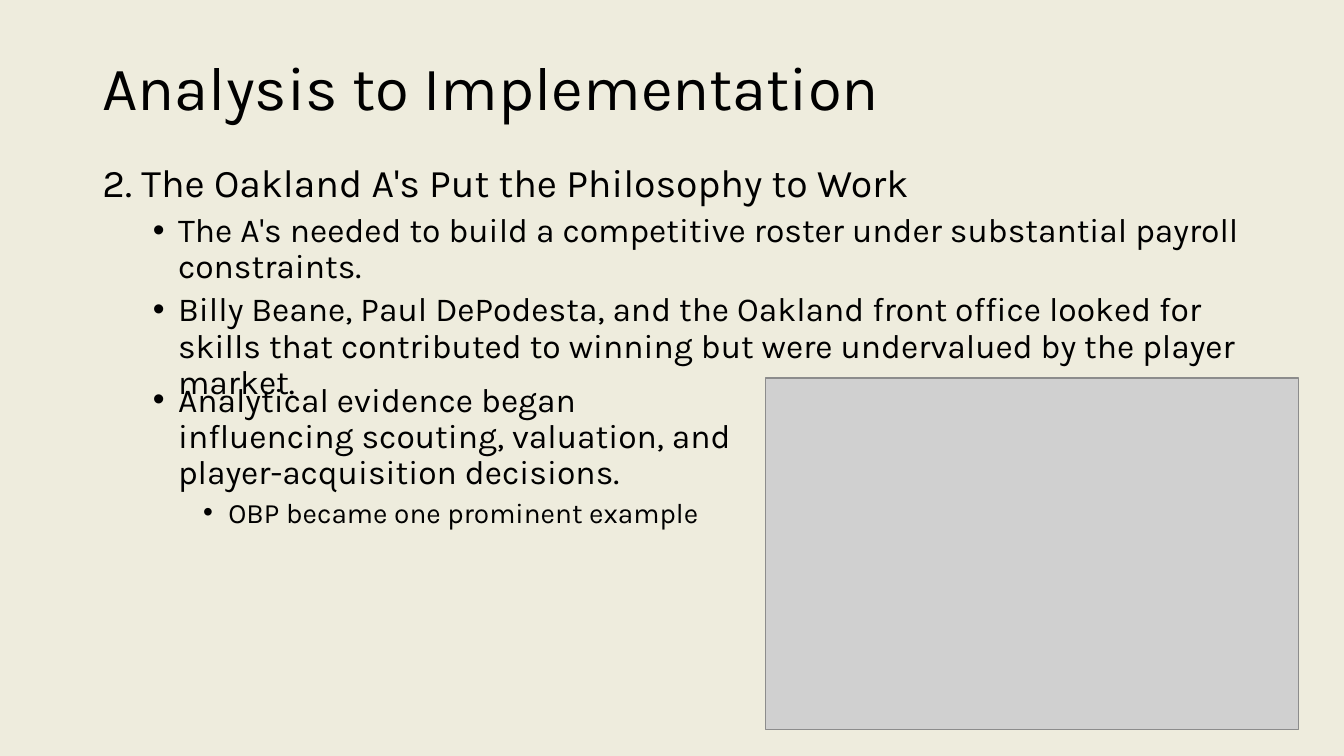
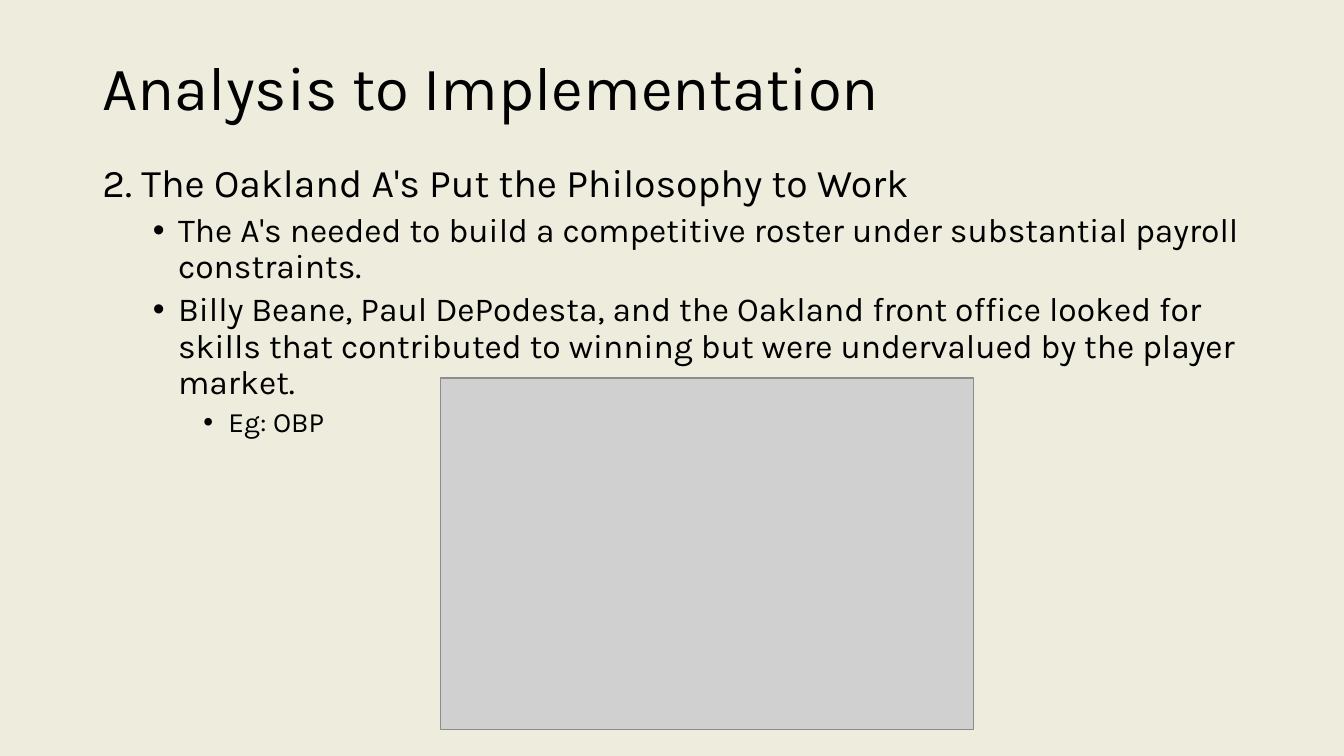
Before and after one commit to onishisaryu/HES-3000-Sports-Data-Analytics, a slide deck: slide 18 of pptx/Lecture1.pptx. Drawn at 1344x756 pixels with LibreOffice and Linux fonts; fonts in the diff are those of the drawing; grey boxes stand for pictures. Boxes give left, top, right and bottom in pixels: in the first picture for what was removed or moved away, otherwise in the second. Text is boxed around its words. In the diff, an @@ line names an element or a change of style, - is before the commit and + after.

```diff
--- a/pptx/Lecture1.pptx
+++ b/pptx/Lecture1.pptx
@@ text removed at <box>178,381,731,530</box> @@
-  • Analytical evidence began influencing scouting, valuation, and player-acquisition decisions.
-    • OBP became one prominent example
@@ picture: place and size @@
-picture at <box>766,378,1300,729</box>
+picture at <box>442,378,975,729</box>
@@ text at <box>228,414,324,439</box>: paragraph added @@
+    • Eg: OBP
```
Also in this commit, not shown: 10 other slides changed, 2 other files.
